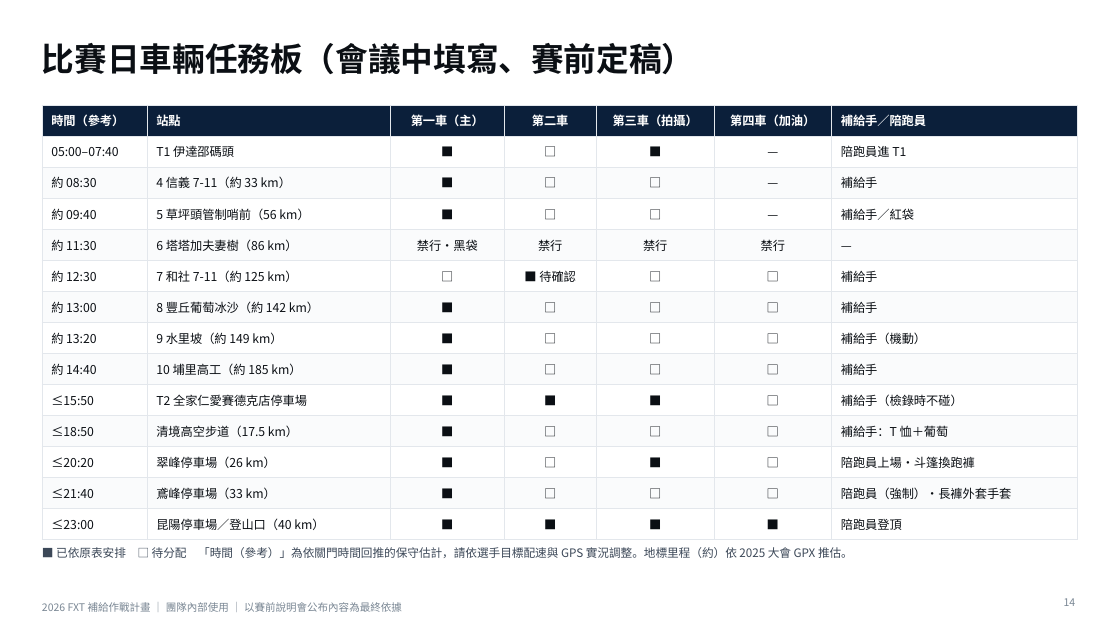
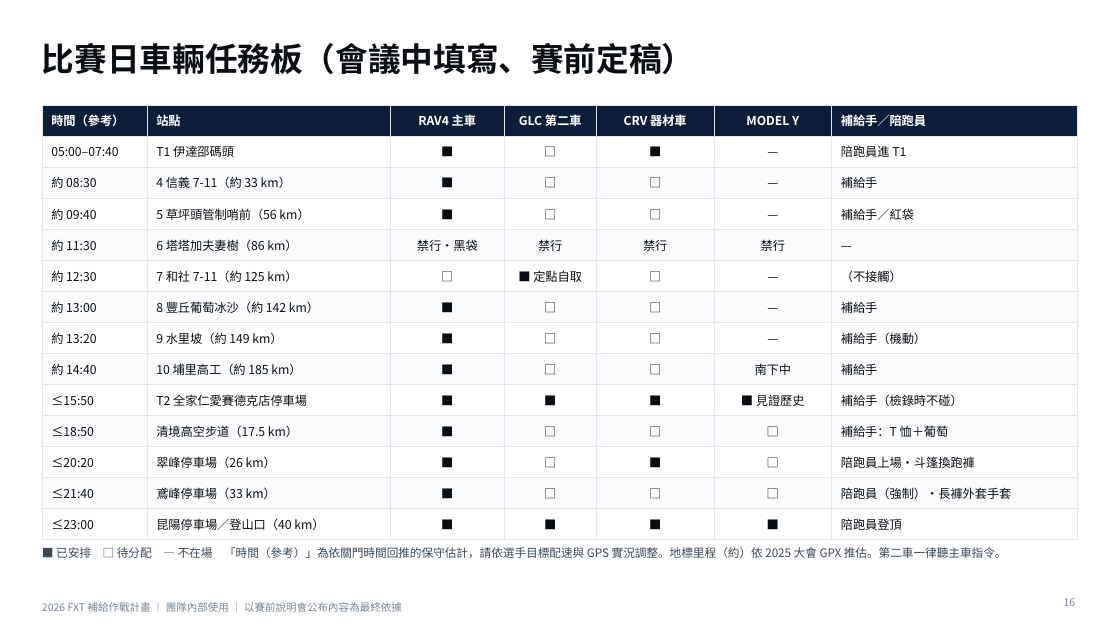
Before and after one commit to powermovebboy-sys/Race-site, a slide deck: slide 16 of deck/2026_FXT_補給作戰計畫.pptx (slide 14 before the commit). Drawn at 1120x630 pixels with LibreOffice and Linux fonts; fonts in the diff are those of the drawing. Boxes give left, top, right and bottom in pixels: in the first picture for what was removed or moved away, otherwise in the second. Text is boxed around its words. In the diff, an @@ line names an element or a change of style, - is before the commit and + after.

```diff
--- a/deck/2026_FXT_補給作戰計畫.pptx
+++ b/deck/2026_FXT_補給作戰計畫.pptx
@@ table at (x1=42, y1=105, x2=1078, y2=534) @@
-row 1: 時間（參考） | 站點 | 第一車（主） | 第二車 | 第三車（拍攝） | 第四車（加油） | 補給手／陪跑員
+row 1: 時間（參考） | 站點 | RAV4 主車 | GLC 第二車 | CRV 器材車 | MODEL Y | 補給手／陪跑員
-row 6: 約 12:30 | 7 和社 7-11（約 125 km） | □ | ■ 待確認 | □ | □ | 補給手
+row 6: 約 12:30 | 7 和社 7-11（約 125 km） | □ | ■ 定點自取 | □ | — | （不接觸）
-row 7, column 6: □
+row 7, column 6: —
-row 8, column 6: □
+row 8, column 6: —
-row 9, column 6: □
+row 9, column 6: 南下中
-row 10, column 6: □
+row 10, column 6: ■ 見證歷史
@@ text at (x1=56, y1=547, x2=1007, y2=558): text changed @@
-■ 已依原表安排 □ 待分配 「時間（參考）」為依關門時間回推的保守估計，請依選手目標配速與 GPS 實況調整。地標里程（約）依 2025 大會 GPX 推估。
+■ 已安排 □ 待分配 — 不在場 「時間（參考）」為依關門時間回推的保守估計，請依選手目標配速與 GPS 實況調整。地標里程（約）依 2025 大會 GPX 推估。第二車一律聽主車指令。
@@ page number at (x1=1064, y1=598, x2=1076, y2=606): text changed @@
-14
+16
```
Also in this commit, not shown: 5 other slides changed, 3 slides added, 4 other files.
